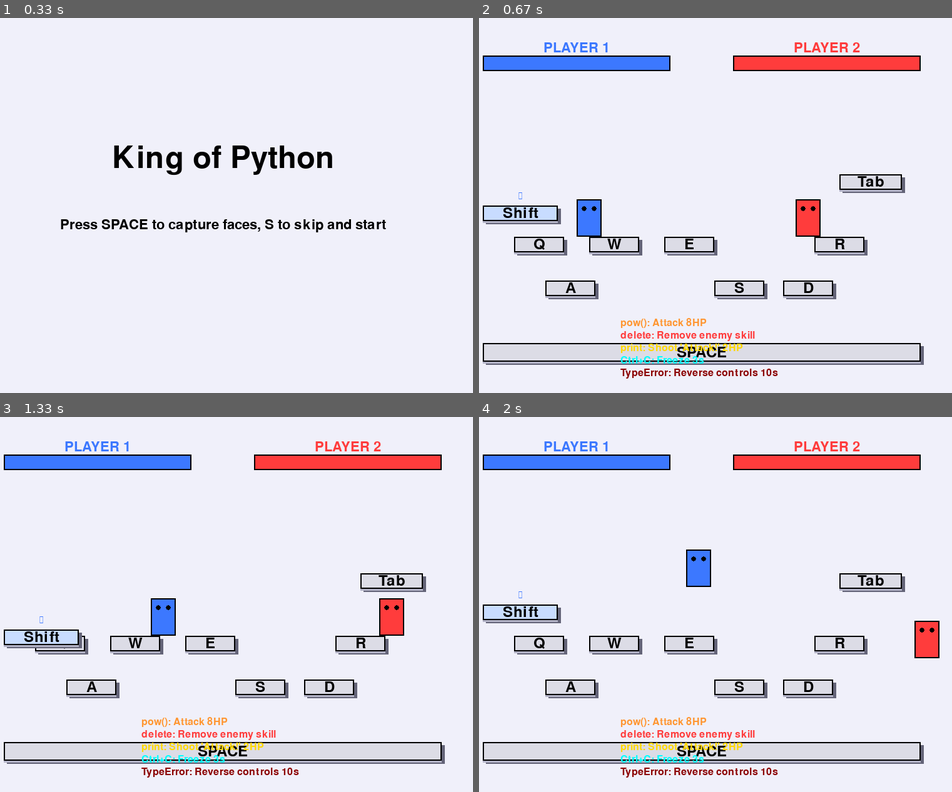
Above: before the commit, frames 1-4 (two rows, left to right).
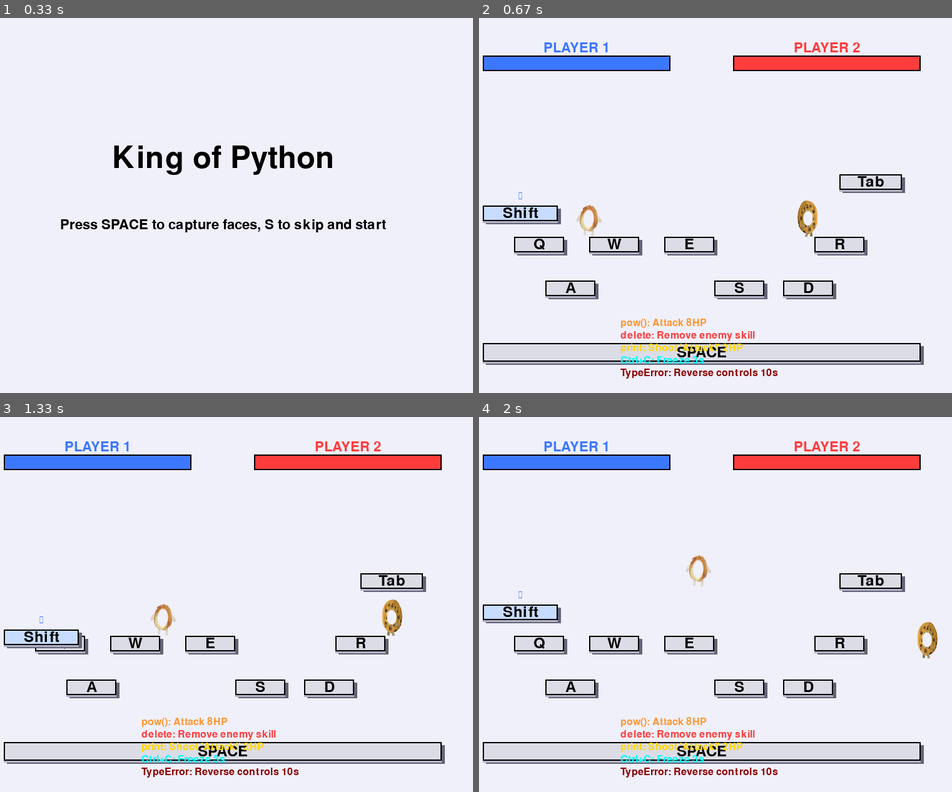
Above: after the commit, the same moments.

Repository: xueyu-coco/King-of-Python
Game: pygame game, started from main.py
The game is run twice, just before and just after one commit, with the same random seed, the same clock (stepped at 60 frames per second) and the same inputs.
Inputs:
- Up to frame 1 (0.33 s): no input
- Up to frame 2 (0.67 s): tap S at 0.33 s
- Up to frame 3 (1.33 s): tap A at 0.67 s; hold Right from 1 s (still down); hold D from 1 s (still down)
- Up to frame 4 (2 s): release Right at 1.47 s; release D at 1.47 s; hold Up 1.5-1.8 s; hold W 1.5-1.8 s; hold Right from 1.83 s (still down); hold D from 1.83 s (still down)

Frame 1 is identical in both runs. In frame 2, 1.1% of the frame differs, in the area x 20-73%, y 48-59%; in frame 3, 1.1%; in frame 4, 1.1%.

Commit message:
角色外表改变

Diff:
--- a/entities/player.py
+++ b/entities/player.py
@@ -1,5 +1,6 @@
 import pygame
 import random
+import os
 from settings import *
 
 class Player:
@@ -31,6 +32,55 @@
         self.is_reversed = False
         self.reverse_timer = 0
 
+        # 尝试加载玩家贴图（frame1.png 用于蓝色玩家，frame2.png 用于红色玩家）
+        self.image1 = None
+        self.image2 = None
+        self._flipped_image1 = None
+        self._flipped_image2 = None
+        def _try_load(name):
+            # 尝试多个常见路径
+            candidates = [
+                name,
+                os.path.join(os.path.dirname(__file__), name),
+                os.path.join(os.path.dirname(__file__), '..', name),
+                os.path.join(os.path.dirname(__file__), '..', 'assets', name),
+            ]
+            for p in candidates:
+                try:
+                    surf = pygame.image.load(p).convert_alpha()
+                    return surf
+                except Exception:
+                    continue
+            return None
+
+        # 只尝试在初始化一次加载资源并缩放到玩家尺寸
+        raw1 = _try_load('frame1.png')
+        raw2 = _try_load('frame2.png')
+        if raw1:
+            try:
+                self.image1 = pygame.transform.smoothscale(raw1, (self.width, self.height))
+            except Exception:
+                self.image1 = pygame.transform.scale(raw1, (self.width, self.height))
+        if raw2:
+            try:
+                self.image2 = pygame.transform.smoothscale(raw2, (self.width, self.height))
+            except Exception:
+                self.image2 = pygame.transform.scale(raw2, (self.width, self.height))
+
+        # 根据传入的颜色选择默认显示帧（如果两帧都存在，蓝色用frame1，红色用frame2）
+        self.use_image = False
+        if (self.image1 or self.image2):
+            self.use_image = True
+            if color == BLUE and self.image1:
+                self.current_image = self.image1
+            elif color == RED and self.image2:
+                self.current_image = self.image2
+            else:
+                # 如果颜色无法判断，优先使用image1然后image2
+                self.current_image = self.image1 or self.image2
+        else:
+            self.current_image = None
+
     def update(self, keys, platforms):
         # 更新反转状态
         if self.is_reversed:
@@ -202,16 +252,30 @@
             pygame.draw.rect(screen, ICE_BLUE,
                            (int(self.x - ice_padding), int(self.y - ice_padding),
                             self.width + ice_padding*2, self.height + ice_padding*2), 3)
-
-            frozen_color = (
-                min(255, self.color[0] + 100),
-                min(255, self.color[1] + 150),
-                255
-            )
-            pygame.draw.rect(screen, frozen_color,
-                           (int(self.x), int(self.y), self.width, self.height))
-            pygame.draw.rect(screen, CYAN,
-                           (int(self.x), int(self.y), self.width, self.height), 2)
+            # 如果加载了图片，则绘制图片并加上冻结边框和雪花
+            if self.use_image and self.current_image:
+                img = self.current_image
+                if not self.facing_right:
+                    if self._flipped_image1 is None and self.image1:
+                        self._flipped_image1 = pygame.transform.flip(self.image1, True, False)
+                    if self._flipped_image2 is None and self.image2:
+                        self._flipped_image2 = pygame.transform.flip(self.image2, True, False)
+                    # 选择对应翻转图
+                    if self.current_image == self.image1 and self._flipped_image1:
+                        img = self._flipped_image1
+                    elif self.current_image == self.image2 and self._flipped_image2:
+                        img = self._flipped_image2
+                    else:
+                        img = pygame.transform.flip(self.current_image, True, False)
+                screen.blit(img, (int(self.x), int(self.y)))
+            else:
+                frozen_color = (
+                    min(255, self.color[0] + 100),
+                    min(255, self.color[1] + 150),
+                    255
+                )
+                pygame.draw.rect(screen, frozen_color, (int(self.x), int(self.y), self.width, self.height))
+                pygame.draw.rect(screen, CYAN, (int(self.x), int(self.y), self.width, self.height), 2)
 
             for i in range(3):
                 snowflake_x = int(self.x + self.width//2 + random.randint(-15, 15))
@@ -230,23 +294,27 @@
                         min(255, self.color[2] + 50))
             else:
                 color = self.color
-
-            pygame.draw.rect(screen, color, (int(self.x), int(self.y), self.width, self.height))
-            pygame.draw.rect(screen, BLACK, (int(self.x), int(self.y), self.width, self.height), 2)
-
-        eye_y = int(self.y + 15)
-        left_eye = (int(self.x + 12), eye_y)
-        right_eye = (int(self.x + 28), eye_y)
-
-        # 眼睛颜色根据状态变化
-        if self.is_frozen:
-            eye_color = CYAN
-        elif self.is_reversed:
-            eye_color = DARK_RED
-        else:
-            eye_color = BLACK
-        pygame.draw.circle(screen, eye_color, left_eye, 4)
-        pygame.draw.circle(screen, eye_color, right_eye, 4)
+            # 绘制玩家：优先使用图片，否则回退到方块
+            if self.use_image and self.current_image:
+                img = self.current_image
+                # 根据朝向选择是否翻转
+                if not self.facing_right:
+                    # 预缓存翻转图以提高性能
+                    if self.current_image == self.image1:
+                        if self._flipped_image1 is None and self.image1:
+                            self._flipped_image1 = pygame.transform.flip(self.image1, True, False)
+                        img = self._flipped_image1 or pygame.transform.flip(self.image1, True, False)
+                    elif self.current_image == self.image2:
+                        if self._flipped_image2 is None and self.image2:
+                            self._flipped_image2 = pygame.transform.flip(self.image2, True, False)
+                        img = self._flipped_image2 or pygame.transform.flip(self.image2, True, False)
+                    else:
+                        img = pygame.transform.flip(self.current_image, True, False)
+                screen.blit(img, (int(self.x), int(self.y)))
+            else:
+                pygame.draw.rect(screen, color, (int(self.x), int(self.y), self.width, self.height))
+
+        # 已移除眼睛绘制（使用图片或方块作为视觉表现）
 
         if self.skill and not self.is_frozen:
             indicator_x = int(self.x + self.width // 2)
